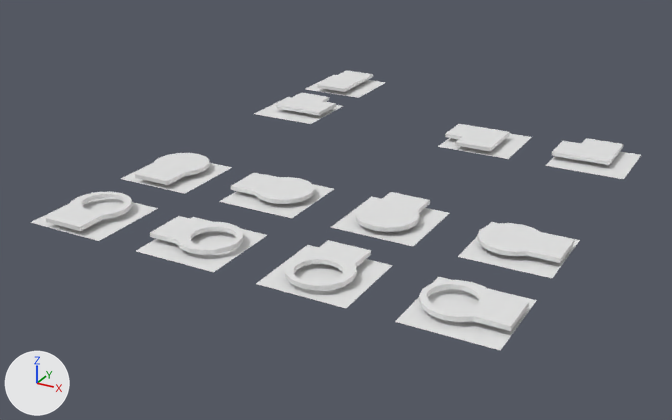
The Blender file Models/Ground Tiles.blend as it was, and as the next commit left it.
Rendered twice from a 50 mm lens placed at (14.12, -26.33, 8.61), pointed at (3.54, -7.09, -1.01). Arrows for +X, +Y and +Z are at lower left; the lights stay in place. The same objects are shown in both versions, whatever each file hides.

The older version as bpy lines, for what is in view:
```python
ob_circle = bpy.data.objects.new('Circle', me_plane_001)
ob_circle.location = (0.0, -9.0, 0.0)
ob_circle_2 = bpy.data.objects.new('Circle 2', me_plane_003)
ob_circle_2.location = (3.0, -9.0, 0.0)
ob_circle_3 = bpy.data.objects.new('Circle 3', me_plane_004)
ob_circle_3.location = (6.0, -9.0, 0.0)
ob_circle_4 = bpy.data.objects.new('Circle 4', me_plane_005)
ob_circle_4.location = (9.0, -9.0, 0.0)
ob_hollow = bpy.data.objects.new('Hollow', me_plane_002)
ob_hollow.location = (0.0, -12.0, 0.0)
ob_l = bpy.data.objects.new('L', me_cube_015)
ob_l.location = (0.0, -3.0, 0.0)
ob_l_backwards = bpy.data.objects.new('L Backwards', me_cube_020)
ob_l_backwards.location = (9.0, -3.0, 0.0)
ob_l_backwards_upsideown = bpy.data.objects.new('L Backwards Upsideown', me_cube_019)
ob_l_backwards_upsideown.location = (6.0, -3.0, 0.0)
ob_line_001 = bpy.data.objects.new('Line.001', me_cube_014)
ob_line_001.location = (0.0, 0.0, 0.0)
# also in view: 'Hollow 3' at (6.0, -12.0, 0.11); 'Hollow 4' at (9.0, -12.0, 0.11); 'Hollow 2' at (3.0, -12.0, 0.11)
```
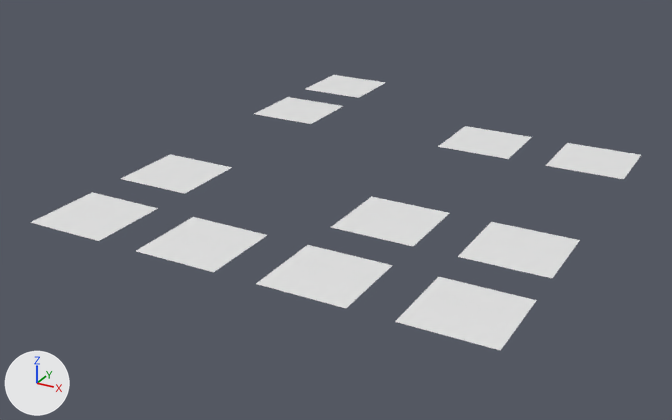
Where the change shows, as pixel boxes (x1, y1, x2, y2) in the pictures (672 x 420 px):
'Hollow 3', reshaped (7% shorter): before (256, 240, 393, 308); after (256, 245, 393, 308)
'Hollow 2', reshaped: before (136, 216, 267, 272); after (136, 217, 267, 272)
'Circle 3', reshaped (9% shorter): before (331, 192, 449, 246); after (331, 197, 449, 246)
'Hollow', reshaped: before (30, 191, 158, 241); after (30, 192, 158, 241)
'Circle 2', no longer drawn: before (219, 173, 334, 218)
'Circle', reshaped: before (121, 153, 232, 194); after (121, 154, 232, 194)
'L Backwards', reshaped (12% shorter): before (545, 138, 641, 179); after (545, 143, 641, 179)
'L Backwards Upsideown', reshaped: before (438, 124, 532, 159); after (438, 126, 532, 159)
'L', reshaped (12% shorter): before (254, 93, 343, 124); after (254, 97, 343, 124)
'Line.001', reshaped (17% shorter): before (306, 70, 386, 98); after (306, 75, 386, 98)
part 1 of me_plane_001, deleted: before (135, 153, 209, 185)
part 2 of me_cube_014, deleted: before (317, 70, 373, 92)
part 3 of me_cube_015, deleted: before (276, 93, 336, 115)
part 4 of me_plane_002, deleted: before (46, 191, 132, 231)
part 5 of me_cube_019, deleted: before (445, 124, 510, 152)
part 6 of me_cube_020, deleted: before (552, 138, 623, 165)
part 8 of me_plane_004, deleted: before (356, 192, 430, 232)
part 9 of me_plane_005, deleted: before (477, 223, 575, 263)
part 10 of me_plane_006, deleted: before (150, 216, 243, 255)
part 11 of me_plane_007, deleted: before (285, 240, 371, 290)
part 12 of me_plane_008, deleted: before (419, 280, 529, 331)

Patch to the scene script:
```diff
--- a/Models/Ground Tiles.blend.py
+++ b/Models/Ground Tiles.blend.py
@@ me_plane_001 @@
 me_plane_001.from_pydata(...)  # 38 vertices, 24 faces; spans x -1.0..1.0, y -1.0..1.0, z 0.0..0.22
 # used by ob_circle; location = (0.0, -9.0, 0.0)
+# me_plane_001 part 1: the loose piece of 34 vertices spanning x -0.71..0.71, y -1.0..0.91, z 0.12..0.22 is deleted
@@ me_cube_014 @@
 me_cube_014.from_pydata(...)  # 12 vertices, 7 faces; spans x -1.0..1.0, y -1.0..1.0, z 0.0..0.22
 # used by ob_line_001; location = (0.0, 0.0, 0.0)
+# me_cube_014 part 2: the loose piece of 8 vertices spanning x -0.5..0.5, y -1.0..1.0, z 0.12..0.22 is deleted
@@ me_cube_015 @@
 me_cube_015.from_pydata(...)  # 20 vertices, 15 faces; spans x -1.0..1.0, y -1.0..1.0, z 0.0..0.22
 # used by ob_l; location = (0.0, -3.0, 0.0)
+# me_cube_015 part 3: the loose piece of 16 vertices spanning x -0.5..1.0, y -0.5..1.0, z 0.12..0.22 is deleted
@@ me_plane_002 @@
 me_plane_002.from_pydata(...)  # 72 vertices, 42 faces; spans x -1.0..1.0, y -1.0..1.0, z 0.0..0.22
 # used by ob_hollow; location = (0.0, -12.0, 0.0)
+# me_plane_002 part 4: the loose piece of 68 vertices spanning x -0.71..0.71, y -1.0..0.91, z 0.12..0.22 is deleted
@@ me_cube_019 @@
 me_cube_019.from_pydata(...)  # 20 vertices, 15 faces; spans x -1.0..1.0, y -1.0..1.0, z 0.0..0.22
 # used by ob_l_backwards_upsideown; location = (6.0, -3.0, 0.0)
+# me_cube_019 part 5: the loose piece of 16 vertices spanning x -1.0..0.5, y -1.0..0.5, z 0.12..0.22 is deleted
@@ me_cube_020 @@
 me_cube_020.from_pydata(...)  # 20 vertices, 15 faces; spans x -1.0..1.0, y -1.0..1.0, z 0.0..0.22
 # used by ob_l_backwards; location = (9.0, -3.0, 0.0)
+# me_cube_020 part 6: the loose piece of 16 vertices spanning x -1.0..0.5, y -0.5..1.0, z 0.12..0.22 is deleted
@@ me_plane_003 @@
 # used by ob_circle_2; location = (3.0, -9.0, 0.0)
-me_plane_003.from_pydata(...)  # 38 vertices, 24 faces; spans x -1.0..1.0, y -1.0..1.0, z 0.0..0.22
+me_plane_003.from_pydata(...)  # 0 vertices, 0 faces; spans empty
+# me_plane_003 part 7: the whole mesh is rebuilt
@@ me_plane_004 @@
 me_plane_004.from_pydata(...)  # 38 vertices, 24 faces; spans x -1.0..1.0, y -1.0..1.0, z 0.0..0.22
 # used by ob_circle_3; location = (6.0, -9.0, 0.0)
+# me_plane_004 part 8: the loose piece of 34 vertices spanning x -0.71..0.71, y -0.91..1.0, z 0.12..0.22 is deleted
@@ me_plane_005 @@
 me_plane_005.from_pydata(...)  # 38 vertices, 24 faces; spans x -1.0..1.0, y -1.0..1.0, z 0.0..0.22
 # used by ob_circle_4; location = (9.0, -9.0, 0.0)
+# me_plane_005 part 9: the loose piece of 34 vertices spanning x -0.91..1.0, y -0.71..0.71, z 0.12..0.22 is deleted
@@ me_plane_006 @@
 me_plane_006.from_pydata(...)  # 72 vertices, 42 faces; spans x -1.0..1.0, y -1.0..1.0, z 0.0..0.22
 # used by ob_hollow_2; location = (3.0, -12.0, 0.0)
+# me_plane_006 part 10: the loose piece of 68 vertices spanning x -1.0..0.91, y -0.71..0.71, z 0.12..0.22 is deleted
@@ me_plane_007 @@
 me_plane_007.from_pydata(...)  # 72 vertices, 42 faces; spans x -1.0..1.0, y -1.0..1.0, z 0.0..0.22
 # used by ob_hollow_3; location = (6.0, -12.0, 0.0)
+# me_plane_007 part 11: the loose piece of 68 vertices spanning x -0.71..0.71, y -0.91..1.0, z 0.12..0.22 is deleted
@@ me_plane_008 @@
 me_plane_008.from_pydata(...)  # 72 vertices, 42 faces; spans x -1.0..1.0, y -1.0..1.0, z 0.0..0.22
 # used by ob_hollow_4; location = (9.0, -12.0, 0.0)
+# me_plane_008 part 12: the loose piece of 68 vertices spanning x -0.91..1.0, y -0.71..0.71, z 0.12..0.22 is deleted
```
